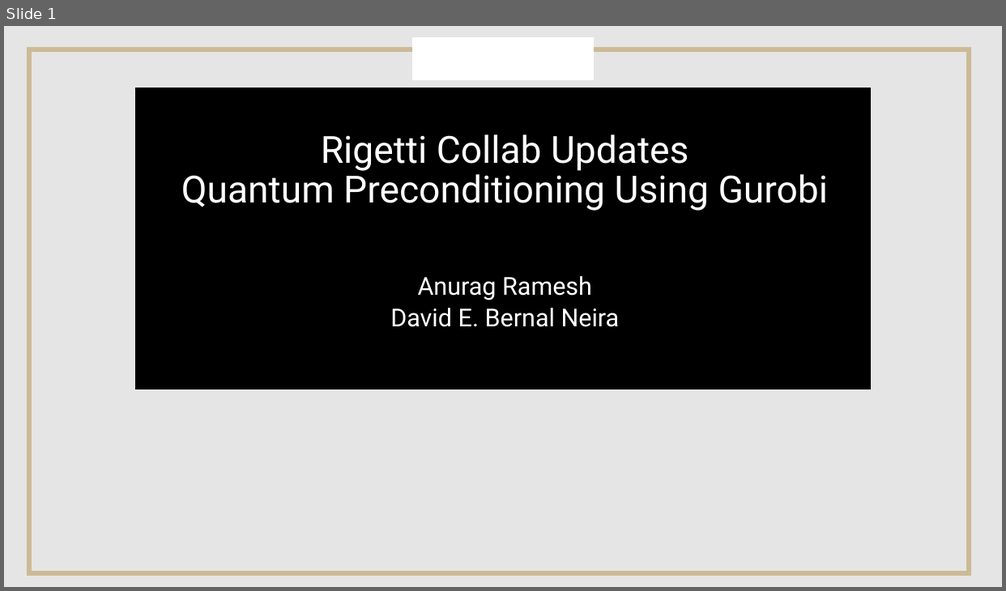
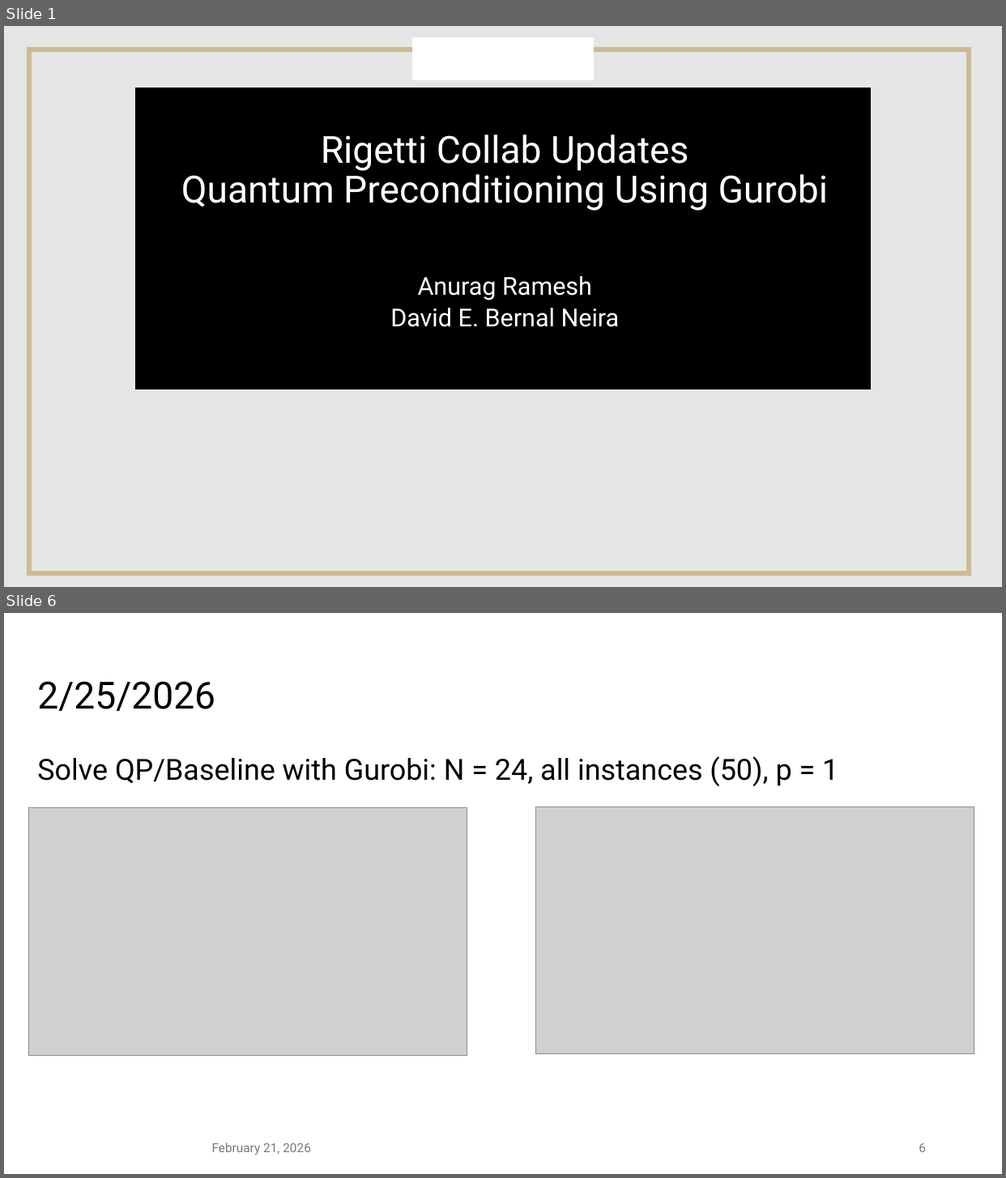
Before and after one commit to SECQUOIA/Quantum_Preconditioning_Constrained_Optimization, a slide deck: Updates.pptx. Shown one above the other, each under a label of ours: slide 1 before the commit, slides 1 and 6 after it; the slides between them are not shown. The pictures are 1006x591 and 1006x1178 pixels, drawn with LibreOffice and Linux fonts; fonts in the diff are those of the drawing; grey boxes stand for pictures; background and template pictures are left out. Boxes give left, top, right and bottom in pixels: in the first picture for what was removed or moved away, otherwise in the second. Text is boxed around its words. In the diff, an @@ line names an element or a change of style, - is before the commit and + after.

```diff
--- a/Updates.pptx
+++ b/Updates.pptx
@@ slide 6 added at (4, 613, 1002, 1174), background #FFFFFF @@
@@ title added at (37, 681, 215, 711), 36 pt, text #000000 @@
+2/25/2026
@@ text added at (37, 756, 838, 786), 28 pt, text #000000 @@
+Solve QP/Baseline with Gurobi: N = 24, all instances (50), p = 1
@@ picture added at (535, 807, 974, 1054) @@
@@ picture added at (28, 807, 467, 1055) @@
@@ text added at (212, 1143, 311, 1155), 12 pt, text #797979 @@
+February 21, 2026
@@ page number added at (918, 1144, 926, 1152), 12 pt, text #797979 @@
+6
```
Also in this commit, not shown: 3 slides changed, 5 other slides added, 18 other files.
